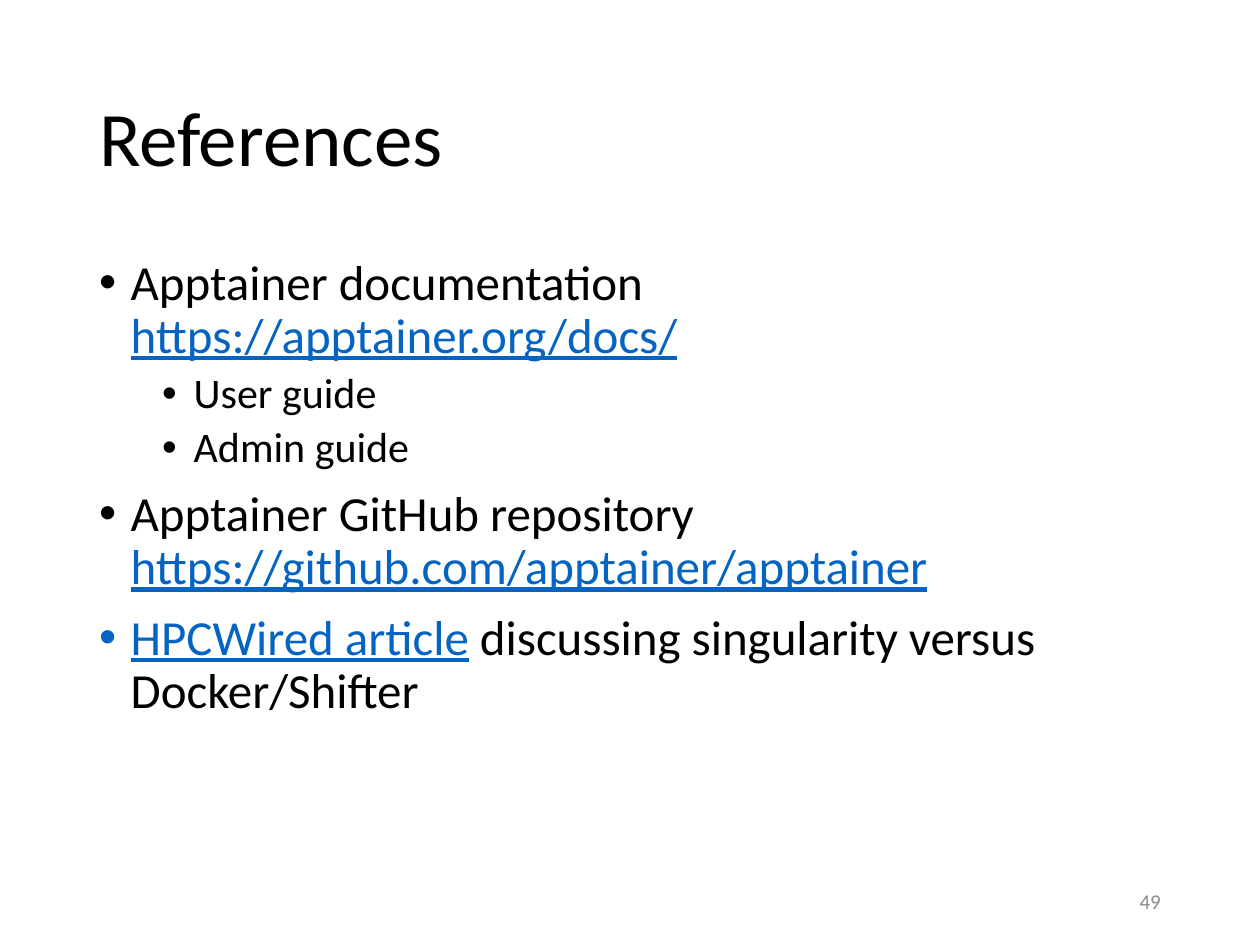
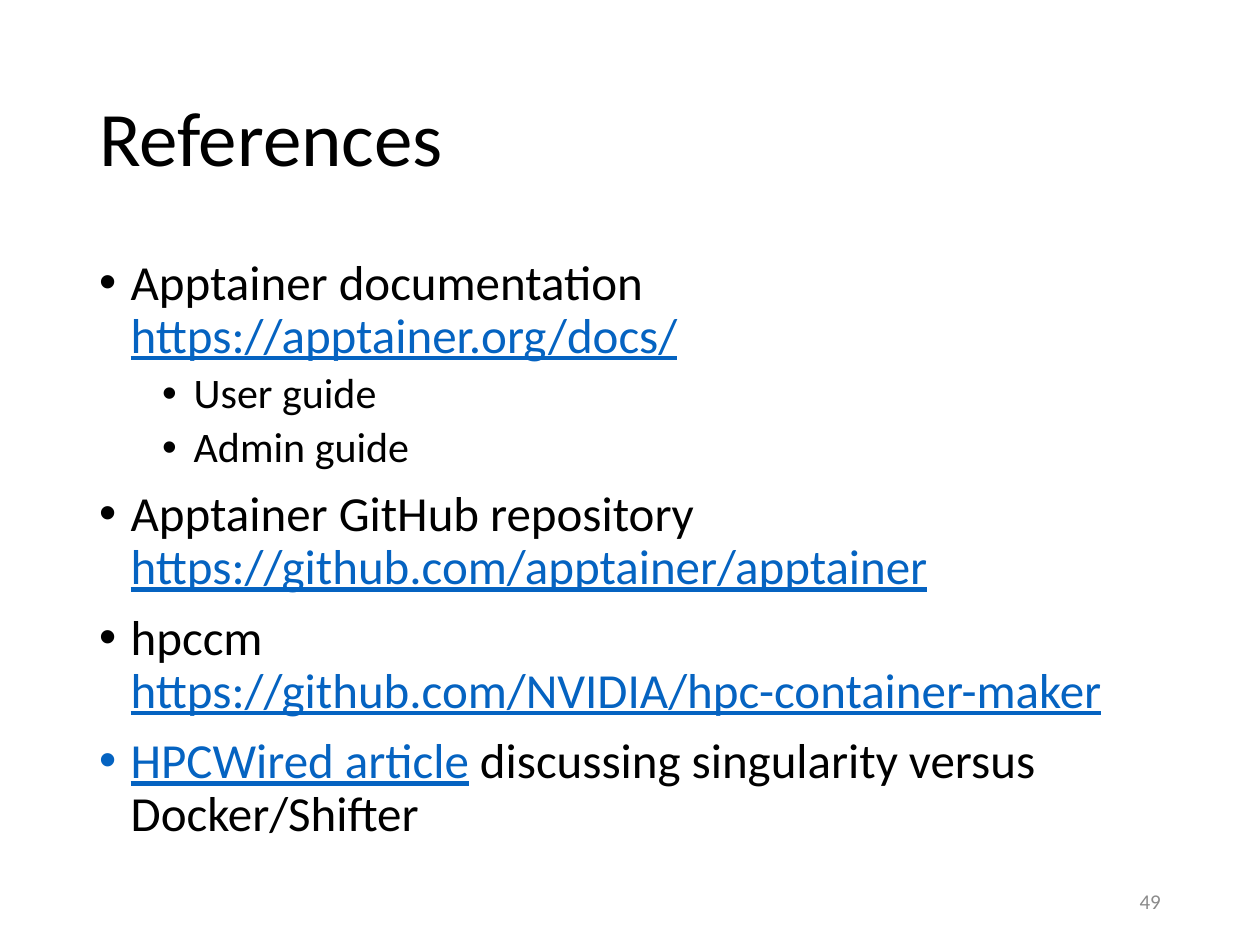
Before and after one commit to gjbex/Containers-for-HPC, a slide deck: slide 49 of singularity.pptx. Drawn at 1260x945 pixels with LibreOffice and Linux fonts; fonts in the diff are those of the drawing. Boxes give left, top, right and bottom in pixels: in the first picture for what was removed or moved away, otherwise in the second. Text is boxed around its words. In the diff, an @@ line names an element or a change of style, - is before the commit and + after.

Commit message:
Add reference to hpccm

```diff
--- a/singularity.pptx
+++ b/singularity.pptx
@@ text at bbox=[131, 621, 1102, 717]: paragraph added @@
+• hpccm
+  https://github.com/NVIDIA/hpc-container-maker
```
